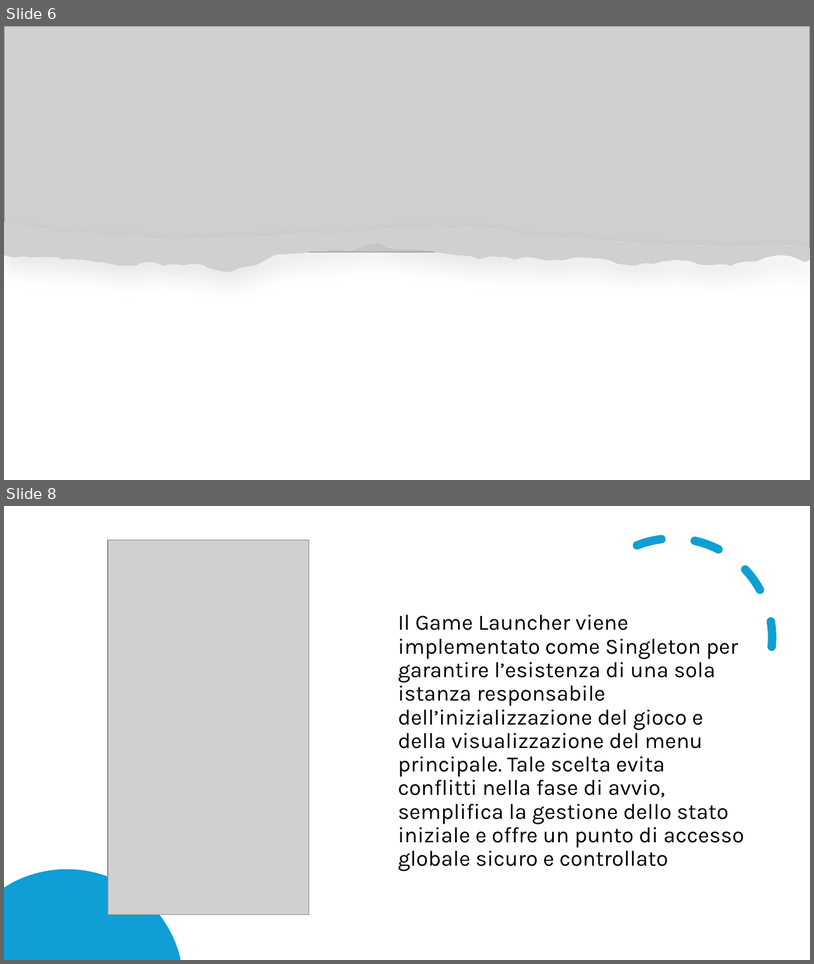
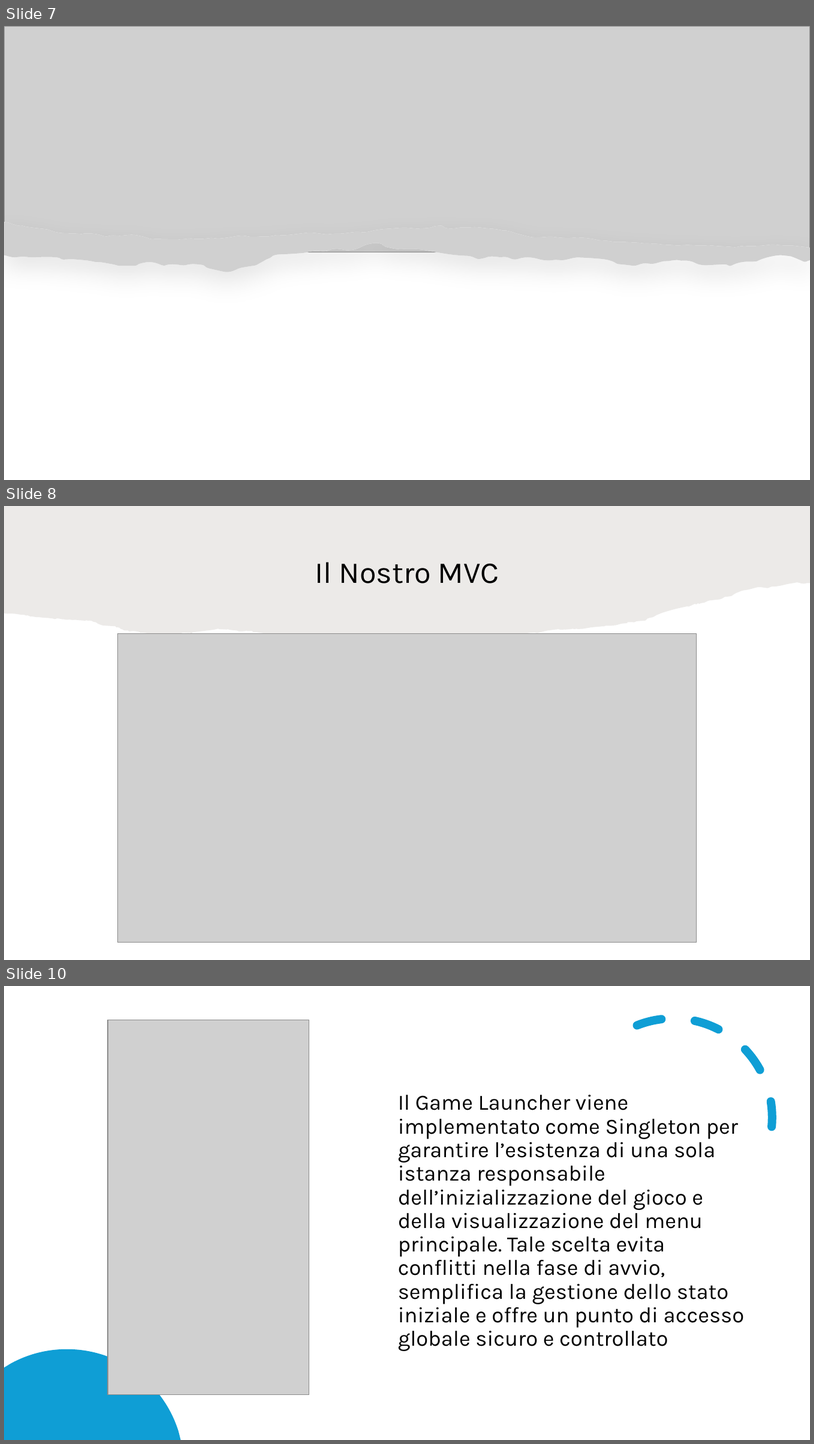
Before and after one commit to samMM-cs/iss-team2, a slide deck: Revisione.pptx. Shown one above the other, each under a label of ours: slides 6 and 8 before the commit, slides 7, 8 and 10 after it; the slides between them are not shown. The pictures are 814x964 and 814x1444 pixels, drawn with LibreOffice and Linux fonts; fonts in the diff are those of the drawing; grey boxes stand for pictures. Boxes give left, top, right and bottom in pixels: in the first picture for what was removed or moved away, otherwise in the second. Text is boxed around its words. In the diff, an @@ line names an element or a change of style, - is before the commit and + after.

```diff
--- a/Revisione.pptx
+++ b/Revisione.pptx
@@ slide 8 added at <box>4,506,810,960</box>, background #FFFFFF @@
@@ freeform shape added at <box>4,506,810,644</box>, fill #82766A at 15% opacity @@
@@ title added at <box>315,562,500,583</box>, 36 pt, text #000000 @@
+Il Nostro MVC
@@ picture added at <box>118,634,697,942</box> @@
@@ what was slide 6 is now slide 7 @@
@@ what was slide 8 is now slide 10 @@
```
Also in this commit, not shown: 2 slides changed, 3 other slides added, 1 slide removed, 4 other files.
